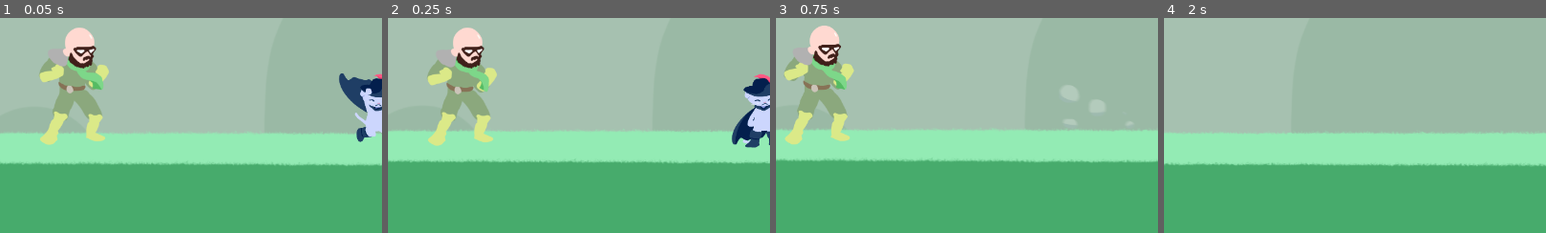
Above: before the commit, frames 1-4 (left to right).
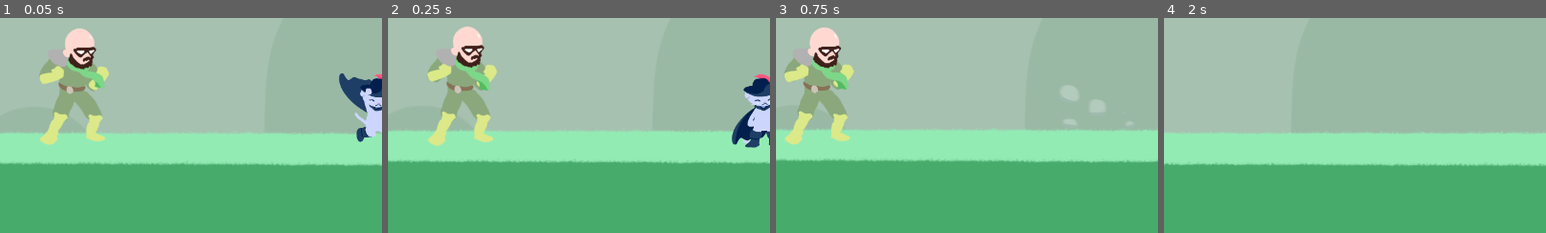
Above: after the commit, the same moments.

Repository: cyu2019/coots-game-proj
Game: Godot game, scene res://levels/test_slime.tscn
Two runs of this game, one before a commit and one after it. Both use one fixed random seed, a clock stepped at 60 frames per second and the inputs below. The engine's default icon, where the game draws it, is replaced by a stand-in: a white triangle on a blue panel in a dark square.
Inputs:
- Up to frame 1 (0.05 s): no input
- Up to frame 2 (0.25 s): no input
- Up to frame 3 (0.75 s): hold Right (move_right) from 0.53 s (still down); tap K (attack) at 0.6 s
- Up to frame 4 (2 s): keep holding Right (move_right); tap Space (jump) at 0.77, 1.52 s; tap Shift (dash) at 1.35 s
The pictures show only the part of the screen within x 1-51%, y 39-89%; the shares and areas given below are measured in that part.

The runs differ from the first frame. In frame 1, 0.8% of the frame differs, in the area x 10-29%, y 4-48%; in frame 2, 1.0%; in frame 3, 1.0%; in frame 4, nothing differs.

Commit message:
slime hurtboxes update

Diff:
--- a/slime/slime.gd
+++ b/slime/slime.gd
@@ -18,6 +18,10 @@
 const radius = 50
 
 const shake_amount = 10
+
+# collision box
+# position: 0,0
+# scale: 6,10
 
 # ========================
 
@@ -52,6 +56,8 @@
 
 # called on node beginning
 func _ready():
+	$CollisionShape2D.position = Vector2(0,0)
+	$CollisionShape2D.scale = Vector2(6,10)
 	Globals.enemy1 = self
 	velocity = Vector2.ZERO
 
@@ -126,6 +132,8 @@
 	snap = Vector2.DOWN * 16
 
 	if state == GAME_STATE.IDLE:
+		$CollisionShape2D.position = Vector2(0,0)
+		$CollisionShape2D.scale = Vector2(6,10)
 		$FireParticles.emitting = false
 		face_player()
 		$AnimatedSprite.play("idle")
@@ -136,6 +144,8 @@
 	elif state == GAME_STATE.STOMP:
 		$AnimatedSprite.play("stomp")
 		if $FloorCast.is_colliding():
+			$CollisionShape2D.position = Vector2(5,10)
+			$CollisionShape2D.scale = Vector2(7,8)
 			state = GAME_STATE.LAND
 			Globals.camera.shake(400,0.5)
 
@@ -167,6 +177,8 @@
 
 		if $FloorCast.is_colliding():
 			velocity.x = 0
+			$CollisionShape2D.position = Vector2(5,10)
+			$CollisionShape2D.scale = Vector2(7,8)
 			state = GAME_STATE.LAND
 
 			var particles = LAND_PARTICLES_SCENE.instance()
@@ -217,14 +229,20 @@
 
 # state transition functions
 func begin_stomp():
+	$CollisionShape2D.position = Vector2(0,-20)
+	$CollisionShape2D.scale = Vector2(6,8)
 	target_position = Vector2(Globals.player.global_position.x, -ATTACK_HEIGHT)
 	state = GAME_STATE.STOMP_WINDUP
 	$WindupTimer.start()
 func begin_kick():
+	$CollisionShape2D.position = Vector2(-5,0)
+	$CollisionShape2D.scale = Vector2(8,10)
 	state = GAME_STATE.KICK_WINDUP
 	face_player()
 	$WindupTimer.start()
 func begin_air_kick():
+	$CollisionShape2D.position = Vector2(-5,0)
+	$CollisionShape2D.scale = Vector2(8,10)
 	state = GAME_STATE.AIR_KICK_WINDUP
 	# var dir = 1
 	# if rand_range(-1,1) >= 0:
@@ -239,8 +257,12 @@
 
 func _on_WindupTimer_timeout():
 	if state == GAME_STATE.STOMP_WINDUP:
+		$CollisionShape2D.position = Vector2(-10,-10)
+		$CollisionShape2D.scale = Vector2(8,10)
 		state = GAME_STATE.STOMP
 	elif state == GAME_STATE.KICK_WINDUP:
+		$CollisionShape2D.position = Vector2(20,-15)
+		$CollisionShape2D.scale = Vector2(11,7.5)
 		velocity.x = x_dir_to_player * KICK_SPEED
 		state = GAME_STATE.KICK
 		Globals.camera.shake(400,0.3)
@@ -251,6 +273,8 @@
 		if abs(velocity.angle_to(Vector2.DOWN)) > PI/4:
 			velocity = Vector2.DOWN.rotated(-sign(velocity.x) * PI/4) * KICK_SPEED
 		Globals.camera.shake(400,0.3)
+		$CollisionShape2D.position = Vector2(5,30)
+		$CollisionShape2D.scale = Vector2(8,10)
 		state = GAME_STATE.AIR_KICK
 
 func _on_KickTimer_timeout():
--- a/slime/slime.tscn
+++ b/slime/slime.tscn
@@ -123,7 +123,7 @@
 scale = Vector2( 0.5, 0.5 )
 frames = SubResource( 1 )
 animation = "idle"
-frame = 1
+frame = 2
 playing = true
 
 [node name="CollisionShape2D" type="CollisionShape2D" parent="."]
